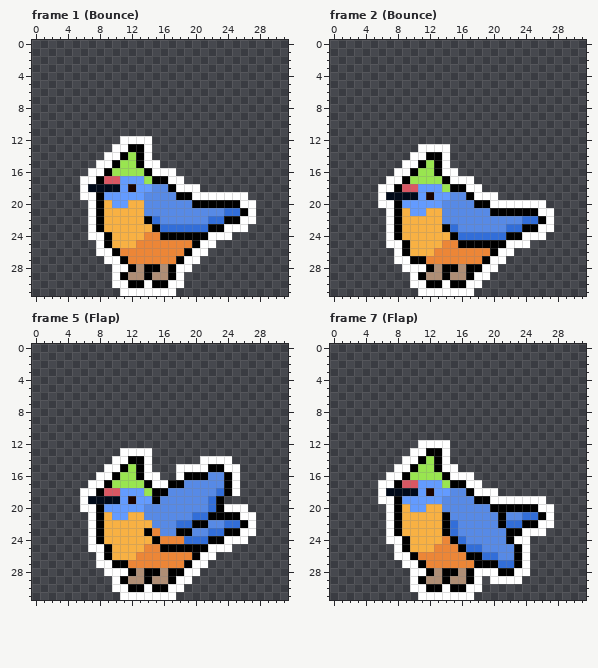
Edited in one commit: pixel-art file (aseprite/birb.aseprite). The first picture shows the starting point.
32x32 pixels, 14 frames. Shown: frame 1 (Bounce), frame 2 (Bounce), frame 5 (Flap), frame 7 (Flap). The commit also changed other frames, which this record leaves out.
The same view after the edit:
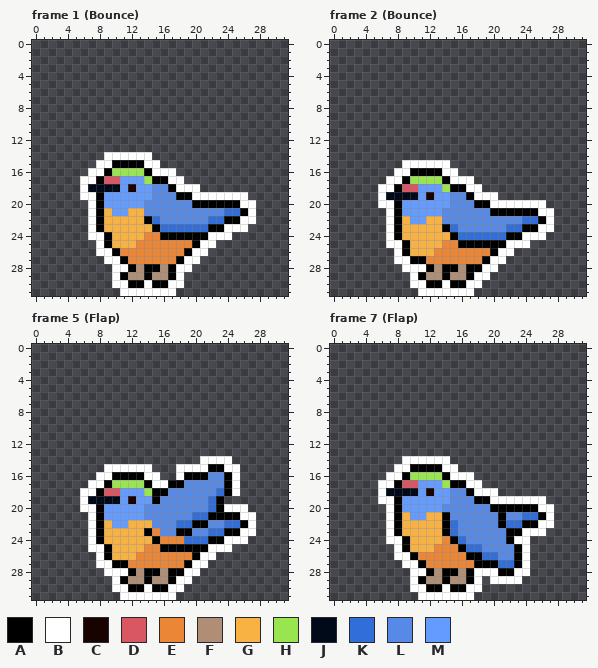
Palette (. is transparent): A #000000  B #ffffff  C #190301  D #d95763  E #ec8637  F #af8e75  G #f8b143  H #99e550  J #010a19  K #326ed9  L #578ae6  M #639bff
The exact change:
layer "tuft" now hidden
--- frame 1 (Bounce)
@@ x 8..16 @@
 11 .........
-12 ...BBBB..
-13 ..BBAAB..
-14 .BBAHAB..
-15 BBAHHABB.
+12 .........
+13 .........
+14 .BBBBBB..
+15 BBAAAABB.
 16 BAHHHHABB
@@ x 7..16 @@
 18 JJJJMCMMLL
-19 BAMMMMMLLL
-20 BAGMMGGLLL
-21 BAGGGGGLLL
+19 BAMMMMMMLL
+20 BAMMMMMLLL
+21 BAGMMGGLLL
 22 BAGGGGGAKL
--- frame 2 (Bounce)
@@ x 8..16 @@
 12 .........
-13 ...BBBB..
-14 ..BBAAB..
-15 .BBAHAB..
-16 BBAHHABB.
+13 .........
+14 .........
+15 .BBBBBB..
+16 BBAAAABB.
 17 BAHHHHABB
@@ x 7..16 @@
 19 JJJJMCMMLL
-20 BAMMMMMLLL
-21 BAGMMGGLLL
-22 BAGGGGGLLL
+20 BAMMMMMMLL
+21 BAMMMMMLLL
+22 BAGMMGGLLL
 23 BAGGGGGAKL
--- frame 5 (Flap)
@@ x 8..16 @@
 12 .........
-13 ...BBBB..
-14 ..BBAAB..
-15 .BBAHAB..
-16 BBAHHABB.
+13 .........
+14 .........
+15 .BBBBBB..
+16 BBAAAABB.
 17 BAHHHHABB
@@ x 7..15 @@
 20 BAMMMMMLL
-21 BAGMMGGLL
-22 BAGGGGGGL
+21 BAMMMMMLL
+22 BAGMMGGGL
 23 BAGGGGGAE
--- frame 7 (Flap)
@@ x 8..16 @@
 11 .........
-12 ...BBBB..
-13 ..BBAAB..
-14 .BBAHAB..
-15 BBAHHABB.
+12 .........
+13 .........
+14 .BBBBBB..
+15 BBAAAABB.
 16 BAHHHHABB
@@ x 7..16 @@
 18 JJJJMCMMLL
-19 BAMMMMMLLL
-20 BAGMMGGLLL
-21 BAGGGGGALL
+19 BAMMMMMMLL
+20 BAMMMMMLLL
+21 BAGMMGGALL
 22 BAGGGGGAKL
